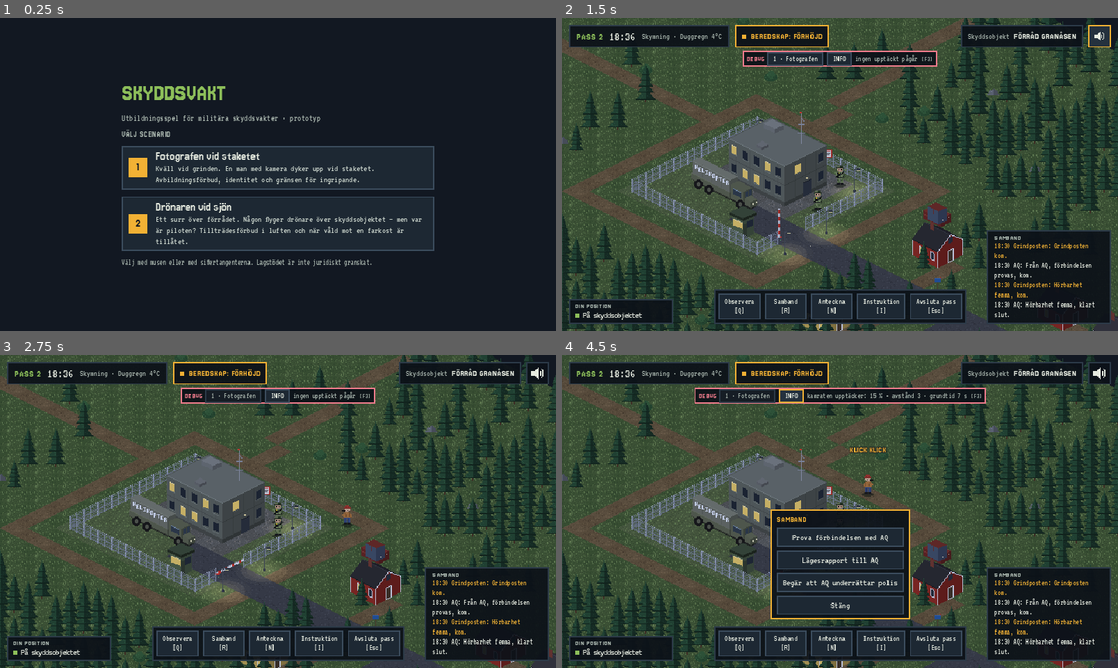
Above: before the commit, frames 1-4 (two rows, left to right).
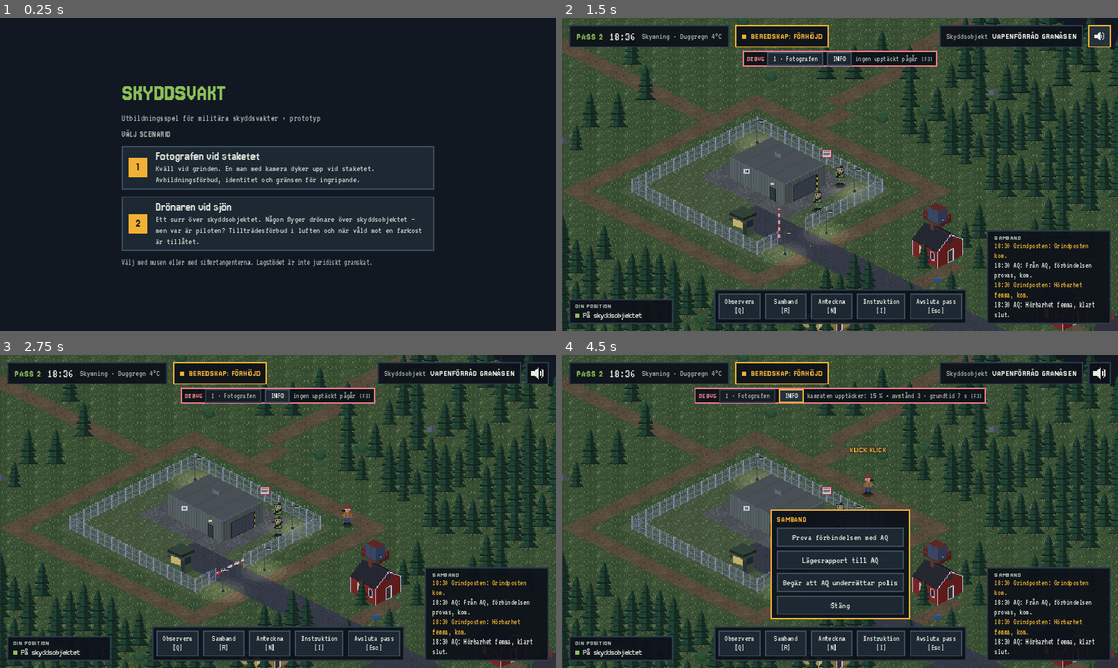
Above: after the commit, the same moments.

Repository: sulaco-hue/skyddsvakt
Game: Godot game, scene res://scenes/main.tscn
Two runs of this game, one before a commit and one after it. Both use one fixed random seed, a clock stepped at 60 frames per second and the inputs below.
Inputs (mouse positions are in pixels of both pictures, inside the frame that each line leads up to):
- Up to frame 1 (0.25 s): no input
- Up to frame 2 (1.5 s): tap Enter at 0.5 s; move the mouse to (962, 158) at 0.52 s; tap M at 0.6 s; click (962, 158) at 0.67 s; tap Space at 0.77 s; click (1101, 36) at 1.25 s
- Up to frame 3 (2.75 s): click "1 · Fotografen" at 2 s
- Up to frame 4 (4.5 s): click "INFO" at 2.75 s; click "Samband [R]" at 3.5 s; click "INFO" at 4.25 s

The runs differ from the first frame. In frame 1, 0.7% of the frame differs, in the area x 28-76%, y 63-73%; in frame 2, 2.4%; in frame 3, 2.4%, in the area x 23-93%, y 2-62%; in frame 4, 2.2%.

Commit message:
Slumpa skyddsobjektet: byggnad, lastbil, vapenförråd eller radiomast
- Kartan har en objektyta och fyra objekttyper; Spel slumpar typ vid varje
  genomförande och Varld ställer ut rätt objekt och blockerar dess rutor
- Nya sprites: vapenförråd (plåt, rullport), radiomast med staglinor och
  paraboler, teknikbod
- Scenariotexter använder {objekt}/{objekt_bestamd} ("rakt över masten")
- Briefingkartan visar rätt objekt; INFO-panelen visar objekttyp och variant
- Kontrollen bygger världen med alla fyra objekttyperna

Co-Authored-By: Claude Opus 5.5 <noreply@anthropic.com>
Claude-Session: https://claude.ai/code/session_01PWrrRnAUGCDbWAToA7Kxse

Diff:
--- a/assets/gfx/anchors.json
+++ b/assets/gfx/anchors.json
@@ -131,6 +131,10 @@
   8,
   22
  ],
+ "radiomast": [
+  35,
+  144
+ ],
  "rok": [
   2,
   2
@@ -163,6 +167,10 @@
   6,
   7
  ],
+ "teknikbod": [
+  13,
+  20
+ ],
  "utrop": [
   2,
   13
@@ -210,5 +218,9 @@
  "vaktkur": [
   15,
   32
+ ],
+ "vapenforrad": [
+  62,
+  71
  ]
 }
--- a/data/kartor/granasen.json
+++ b/data/kartor/granasen.json
@@ -8,6 +8,34 @@
   27
  ],
  "invid_avstand": 3,
+ "objektyta": [
+  24,
+  20,
+  27,
+  22
+ ],
+ "objekttyper": {
+  "byggnad": {
+   "namn": "Förråd Granåsen",
+   "bestamd": "byggnaden",
+   "beskrivning": "En tvåvåningsbyggnad med förrådslokaler."
+  },
+  "lastbil": {
+   "namn": "Fordonsuppställning Granåsen",
+   "bestamd": "lastbilen",
+   "beskrivning": "En lastbil med skyddsvärd last står uppställd innanför staketet."
+  },
+  "vapenforrad": {
+   "namn": "Vapenförråd Granåsen",
+   "bestamd": "vapenförrådet",
+   "beskrivning": "En lagerbyggnad i plåt med vapen och ammunition."
+  },
+  "radiomast": {
+   "namn": "Radiostation Granåsen",
+   "bestamd": "masten",
+   "beskrivning": "En radiomast med teknikbod."
+  }
+ },
  "punkter": {
   "fotograf_start": [
    33,
@@ -121,7 +149,7 @@
   "..tT.....U...........F..BBBB..F.....hH.......hH..iI.",
   ".T...T..T............F..BBBB..F......t...........t..",
   "...T.t..........T....F........FL.......Mt.......M...",
-  ".t.............T.....F.qqqQ..VG.....................",
+  ".t.............T.....F.......VG.....................",
   "....T.....T.T........F........G.....................",
   "T...T.........TRt....F......K.FL....TT..T........U..",
   ".tT....Tt.TTT..t.....FFFFFFFFFF......TT.......T....T",
@@ -164,7 +192,7 @@
    "F": "staket",
    "S": "staket med skylt",
    "G": "grind/bom",
-   "B": "byggnad",
+   "B": "objektyta – skyddsobjektet (typ slumpas)",
    "K": "vaktkur",
    "T": "gran",
    "t": "liten gran",
@@ -180,9 +208,7 @@
    "j": "lada",
    "R": "sten",
    "U": "buske",
-   "M": "brevlåda",
-   "Q": "lastbil HELIKOPTER (ankare)",
-   "q": "lastbil"
+   "M": "brevlåda"
   }
  }
 }
--- a/data/scenarier/dronaren.json
+++ b/data/scenarier/dronaren.json
@@ -1,7 +1,7 @@
 {
   "id": "dronaren",
   "namn": "Drönaren vid sjön",
-  "ingress": "Ett surr över förrådet. Någon flyger drönare över skyddsobjektet – men var är piloten? Tillträdesförbud i luften och när våld mot en farkost är tillåtet.",
+  "ingress": "Ett surr över skyddsobjektet. Någon flyger drönare över skyddsobjektet – men var är piloten? Tillträdesförbud i luften och när våld mot en farkost är tillåtet.",
   "objekt": "Förråd Granåsen",
   "pass": "Pass 3",
   "passtid": "19:00–23:00",
@@ -144,7 +144,7 @@
         "paus_snack_s": 60,
         "kommentar": "Drönaren hörs, så kamraten reagerar snabbare än på fotografen."
       },
-      "kamrat": "Hör du surret? Drönare – rakt över förrådet!",
+      "kamrat": "Hör du surret? Drönare – rakt över {objekt_bestamd}!",
       "kamrat_ledtrad": {
         "med_pilot": "Den kom från sjöhållet. Det står folk nere vid stranden.",
         "utan_pilot": "Jag ser ingen pilot någonstans. Den kom från nordost."
@@ -287,7 +287,7 @@
   ],
   "lagestext": {
     "fore": "inga avvikelser",
-    "efter": "drönare över skyddsobjektet, cirklar över förrådet"
+    "efter": "drönare över skyddsobjektet, cirklar över {objekt_bestamd}"
   },
   "slutkrav": [
     {
@@ -369,7 +369,7 @@
       ]
     },
     "visar": {
-      "replik": "ELSA: – Kolla! Där är taket, och där är ni! Ni ser jättesmå ut.\n\nPå skärmen syns hela förrådet, staketet och lastbilen.",
+      "replik": "ELSA: – Kolla! Där är taket, och där är ni! Ni ser jättesmå ut.\n\nPå skärmen syns {objekt_bestamd} och hela staketet.",
       "satt_fakta": {
         "bilder_visar_objekt": true
       },
--- a/data/scenarier/fotografen.json
+++ b/data/scenarier/fotografen.json
@@ -89,7 +89,7 @@
       "npc": "fotografen",
       "mal": "fotograf_mal",
       "vid_framme": "fotograferar",
-      "kamrat": "Där, vid staketet! Han fotograferar mot huset.",
+      "kamrat": "Där, vid staketet! Han fotograferar mot {objekt_bestamd}.",
       "upptackt": {
         "min_s": 2,
         "max_s": 10,
@@ -186,7 +186,7 @@
       ]
     },
     "visar": {
-      "replik": "– Här. Lite träd… och ja, staketet och huset syns på några. Nöjd nu?",
+      "replik": "– Här. Lite träd… och ja, staketet och {objekt_bestamd} syns på några. Nöjd nu?",
       "alternativ": [
         {
           "text": "Anropa AQ, rapportera och begär order.",
--- a/scripts/core/spel.gd
+++ b/scripts/core/spel.gd
@@ -13,6 +13,8 @@
 ## Kartan (från scenariots "karta": en sökväg till en kartfil eller kartan direkt).
 var karta: Dictionary = {}
 var variant := ""
+## Vilket skyddsobjekt som står innanför staketet (slumpas vid varje genomförande).
+var objekttyp := ""
 var _bedomning_override: Dictionary = {}
 var fakta: Dictionary = {}
 var logg: Array = []
@@ -39,13 +41,14 @@
 
 ## Läser in scenariot på nytt (samma som förut om sokvag är tom). Tom sokvag och
 ## inget valt scenario ger ett tomt scenario (scenariovalet visas då).
-func nollstall(sokvag: String = "") -> void:
+func nollstall(sokvag: String = "", tvinga_objekttyp: String = "") -> void:
 	if sokvag != "":
 		scenario_sokvag = sokvag
 	regelmotor.ladda(LAGRUM_SOKVAG)
 	scenario = Datafil.las_json(scenario_sokvag) if scenario_sokvag != "" else {}
 	var k: Variant = scenario.get("karta", {})
 	karta = Datafil.las_json(str(k)) if k is String else (k if k is Dictionary else {})
+	_valj_objekttyp(tvinga_objekttyp)
 	variant = ""
 	var bed: Dictionary = scenario.get("bedomning", {})
 	_bedomning_override = bed.duplicate(true)
@@ -76,6 +79,44 @@
 	satt_fakta(regelmotor.satter_fakta(handling_id))
 	logg_ny.emit(post)
 	return post
+
+
+## Slumpar skyddsobjekt bland kartans objekttyper och anpassar scenariots texter:
+## {objekt} = objektets namn, {objekt_bestamd} = t.ex. "masten".
+func _valj_objekttyp(tvinga: String) -> void:
+	var typer: Dictionary = karta.get("objekttyper", {})
+	if typer.is_empty():
+		objekttyp = ""
+		return
+	var nycklar := typer.keys()
+	objekttyp = tvinga if typer.has(tvinga) else str(nycklar[randi() % nycklar.size()])
+	var info: Dictionary = typer[objekttyp]
+	scenario = _ersatt(scenario, {
+		"{objekt}": str(info.get("namn", "")),
+		"{objekt_bestamd}": str(info.get("bestamd", "objektet")),
+	})
+	scenario["objekt"] = str(info.get("namn", scenario.get("objekt", "")))
+	var b: Dictionary = scenario.get("briefing", {})
+	b["objektinfo"] = str(info.get("beskrivning", "")) + " " + str(b.get("objektinfo", ""))
+
+
+func _ersatt(v: Variant, byten: Dictionary) -> Variant:
+	if v is String:
+		var s: String = v
+		for nyckel in byten:
+			s = s.replace(nyckel, byten[nyckel])
+		return s
+	if v is Dictionary:
+		var ut := {}
+		for k in v:
+			ut[k] = _ersatt(v[k], byten)
+		return ut
+	if v is Array:
+		var ut2: Array = []
+		for x in v:
+			ut2.append(_ersatt(x, byten))
+		return ut2
+	return v
 
 
 ## Väljer en variant av scenariot (t.ex. "utan_pilot"): egna fakta och bedömningar.
--- a/scripts/main.gd
+++ b/scripts/main.gd
@@ -145,7 +145,7 @@
 	for k in Spel.fakta:
 		f.append("%s=%s" % [k, "ja" if Spel.fakta[k] else "nej"])
 	rader.append("Fakta: " + ", ".join(f))
-	rader.append("Kamratsnack: " + snack.status())
+	rader.append("Kamratsnack: " + snack.status() + " · skyddsobjekt: " + Spel.objekttyp + " · variant: " + Spel.variant)
 	rader.append("Beslut i logg: %d · sambandsrader: %d · musik: %s" % [Spel.logg.size(), Spel.samband.size(),
 		"på" if Musik.ar_pa() else "av"])
 	return "\n".join(rader)
--- a/scripts/ui/briefing.gd
+++ b/scripts/ui/briefing.gd
@@ -62,7 +62,8 @@
 	hoger.add_child(kartrad)
 	var kartram := UiKit.panel(UiKit.KANT2, UiKit.BG, 0, 0)
 	var karta := TextureRect.new()
-	karta.texture = load("res://assets/gfx/objektskarta.png")
+	var bild := "res://assets/gfx/objektskarta_%s.png" % Spel.objekttyp
+	karta.texture = load(bild if ResourceLoader.exists(bild) else "res://assets/gfx/objektskarta.png")
 	karta.custom_minimum_size = Vector2(480, 270)
 	karta.expand_mode = TextureRect.EXPAND_IGNORE_SIZE
 	karta.stretch_mode = TextureRect.STRETCH_KEEP_ASPECT_CENTERED
--- a/scripts/varld/varld.gd
+++ b/scripts/varld/varld.gd
@@ -18,7 +18,7 @@
 ## Objekt: tecken -> sprite (ankare). Blockerade rutor utan egen bild listas i OBJEKT_HINDER.
 const OBJEKT_SPRITES := {"K": "vaktkur", "T": "gran", "t": "gran_liten", "L": "lykta", "C": "bil",
 	"H": "hus_rod", "I": "hus_gul", "A": "lada", "R": "sten", "U": "buske", "M": "brevlada", "Q": "lastbil"}
-const OBJEKT_HINDER := ["F", "S", "B", "K", "T", "t", "L", "C", "H", "h", "I", "i", "A", "j", "R", "U", "M",
+const OBJEKT_HINDER := ["F", "S", "K", "T", "t", "L", "C", "H", "h", "I", "i", "A", "j", "R", "U", "M",
 	"Q", "q"]
 const RIKTNINGAR := [[Vector2i(1, 0), "xp"], [Vector2i(-1, 0), "xn"], [Vector2i(0, 1), "yp"], [Vector2i(0, -1), "yn"]]
 
@@ -200,12 +200,39 @@
 		_bom_uppe = _sprite("bom_uppe", led)
 		_bom_uppe.visible = false
 
-	if not byggceller.is_empty():
-		var ankare := byggceller[0]
-		for c in byggceller:
-			if c.x + c.y > ankare.x + ankare.y or (c.x + c.y == ankare.x + ankare.y and c.x > ankare.x):
-				ankare = c
-		_sprite("byggnad", ankare)
+	_placera_skyddsobjekt(byggceller)
+
+
+## Ställer ut skyddsobjektet (Spel.objekttyp) på objektytan (B-rutorna i kartan).
+func _placera_skyddsobjekt(yta: Array[Vector2i]) -> void:
+	if yta.is_empty():
+		return
+	var minsta := yta[0]
+	var ankare := yta[0]
+	for c in yta:
+		minsta = Vector2i(mini(minsta.x, c.x), mini(minsta.y, c.y))
+		if c.x + c.y > ankare.x + ankare.y or (c.x + c.y == ankare.x + ankare.y and c.x > ankare.x):
+			ankare = c
+	var hinder: Array[Vector2i] = []
+	match Spel.objekttyp:
+		"lastbil":
+			_sprite("lastbil", minsta + Vector2i(3, 1))
+			for dx in 4:
+				hinder.append(minsta + Vector2i(dx, 1))
+		"radiomast":
+			_sprite("radiomast", minsta + Vector2i(1, 1))
+			_sprite("teknikbod", minsta + Vector2i(3, 2))
+			hinder.append(minsta + Vector2i(1, 1))
+			hinder.append(minsta + Vector2i(3, 2))
+		"vapenforrad":
+			_sprite("vapenforrad", ankare)
+			hinder.assign(yta)
+		_:
+			_sprite("byggnad", ankare)
+			hinder.assign(yta)
+	for c in hinder:
+		astar.set_point_solid(c)
+		astar_npc.set_point_solid(c)
 
 
 func _sprite(namn: String, c: Vector2i, lager: Node2D = null) -> Sprite2D:
--- a/tester/kontroll.gd
+++ b/tester/kontroll.gd
@@ -20,6 +20,7 @@
 	await _spela_scenario_1()
 	await _spela_dronaren_med_pilot()
 	await _spela_dronaren_utan_pilot()
+	await _bygg_alla_objekttyper()
 	Engine.time_scale = 1.0
 	if fel == 0:
 		print("=== RESULTAT: OK ===")
@@ -252,3 +253,30 @@
 	for undermapp in d.get_directories():
 		ut.append_array(_filer(mapp.path_join(undermapp), andelse))
 	return ut
+
+
+## Bygger världen med varje typ av skyddsobjekt och kontrollerar att objektet
+## blockerar rutor och att inga platshållare finns kvar i texterna.
+func _bygg_alla_objekttyper() -> void:
+	print("--- Skyddsobjekt ---")
+	for typ in ["byggnad", "lastbil", "vapenforrad", "radiomast"]:
+		Spel.nollstall("res://data/scenarier/dronaren.json", typ)
+		if Spel.objekttyp != typ:
+			_fel("objekttyp %s valdes inte" % typ)
+		if JSON.stringify(Spel.scenario).contains("{objekt"):
+			_fel("platshållare kvar i texterna (%s)" % typ)
+		var main = load("res://scenes/main.tscn").instantiate()
+		add_child(main)
+		await _vanta(3)
+		var yta: Array = Spel.karta.get("objektyta", [0, 0, 0, 0])
+		var blockerade := 0
+		for y in range(int(yta[1]), int(yta[3]) + 1):
+			for x in range(int(yta[0]), int(yta[2]) + 1):
+				if not main.varld.ar_fri(Vector2i(x, y)):
+					blockerade += 1
+		if blockerade == 0:
+			_fel("skyddsobjektet %s blockerar inga rutor" % typ)
+		else:
+			_ok("%s (%s) blockerar %d rutor" % [typ, Spel.scenario.get("objekt", ""), blockerade])
+		main.queue_free()
+		await _vanta(3)
Binary file changed: assets/gfx/objektskarta.png
Binary file added: assets/gfx/objektskarta_byggnad.png
Binary file added: assets/gfx/objektskarta_lastbil.png
Binary file added: assets/gfx/objektskarta_radiomast.png
Binary file added: assets/gfx/objektskarta_vapenforrad.png
Binary file added: assets/gfx/radiomast.png
Binary file added: assets/gfx/teknikbod.png
Binary file added: assets/gfx/vapenforrad.png
